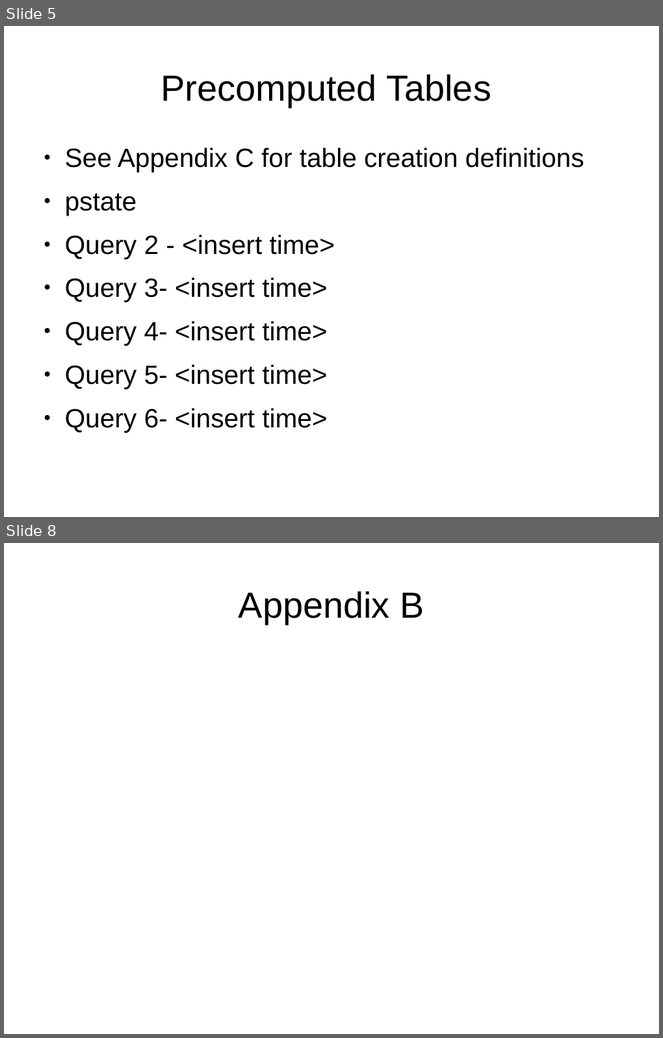
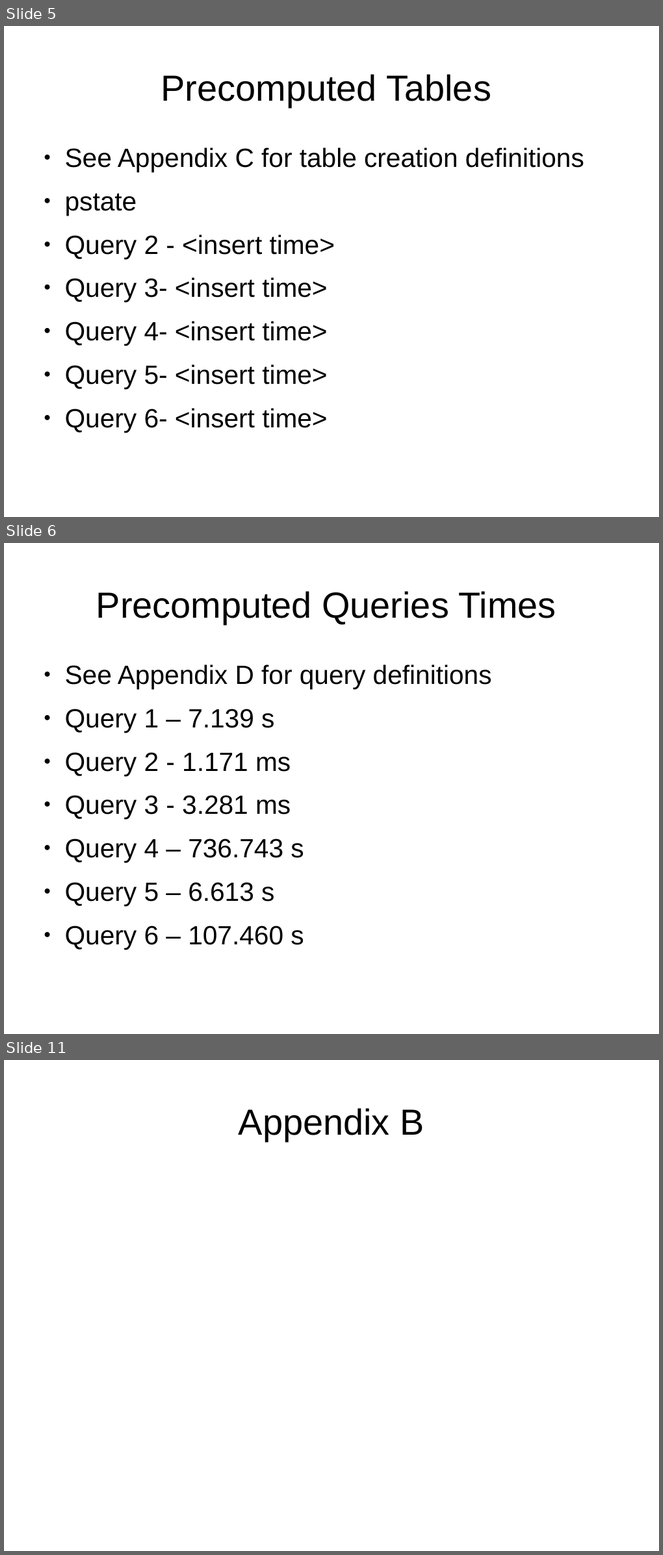
Before and after one commit to afcarl/dse201_final, a slide deck: dse201_final_report.odp. Shown one above the other, each under a label of ours: slides 5 and 8 before the commit, slides 5, 6 and 11 after it; the slides between them are not shown. The pictures are 663x1038 and 663x1555 pixels, drawn with LibreOffice and Linux fonts; fonts in the diff are those of the drawing. Boxes give left, top, right and bottom in pixels: in the first picture for what was removed or moved away, otherwise in the second. Text is boxed around its words. In the diff, an @@ line names an element or a change of style, - is before the commit and + after.

```diff
--- a/dse201_final_report.odp
+++ b/dse201_final_report.odp
@@ slide 6 added at [4,543,659,1034], background #FFFFFF @@
@@ title added at [96,591,556,624], 44 pt, text #000000 @@
+Precomputed Queries Times
@@ text added at [65,665,492,949], 32 pt, text #000000 @@
+● See Appendix D for query definitions
+● Query 1 – 7.139 s
+● Query 2 - 1.171 ms
+● Query 3 - 3.281 ms
+● Query 4 – 736.743 s
+● Query 5 – 6.613 s
+● Query 6 – 107.460 s
@@ what was slide 8 is now slide 11 @@
```
Also in this commit, not shown: 2 slides changed, 6 other slides added, 3 slides removed, 2 other files.
